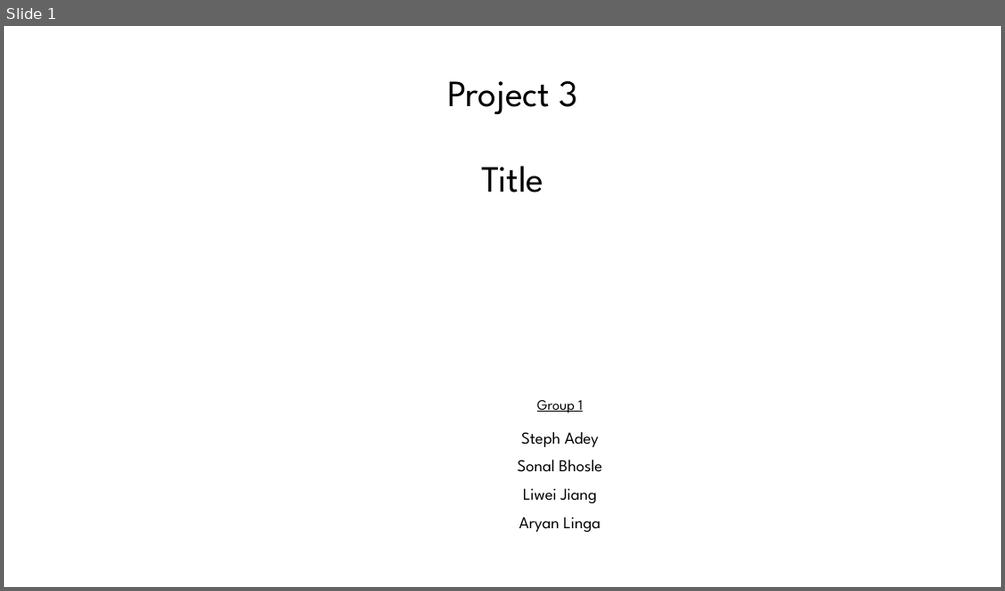
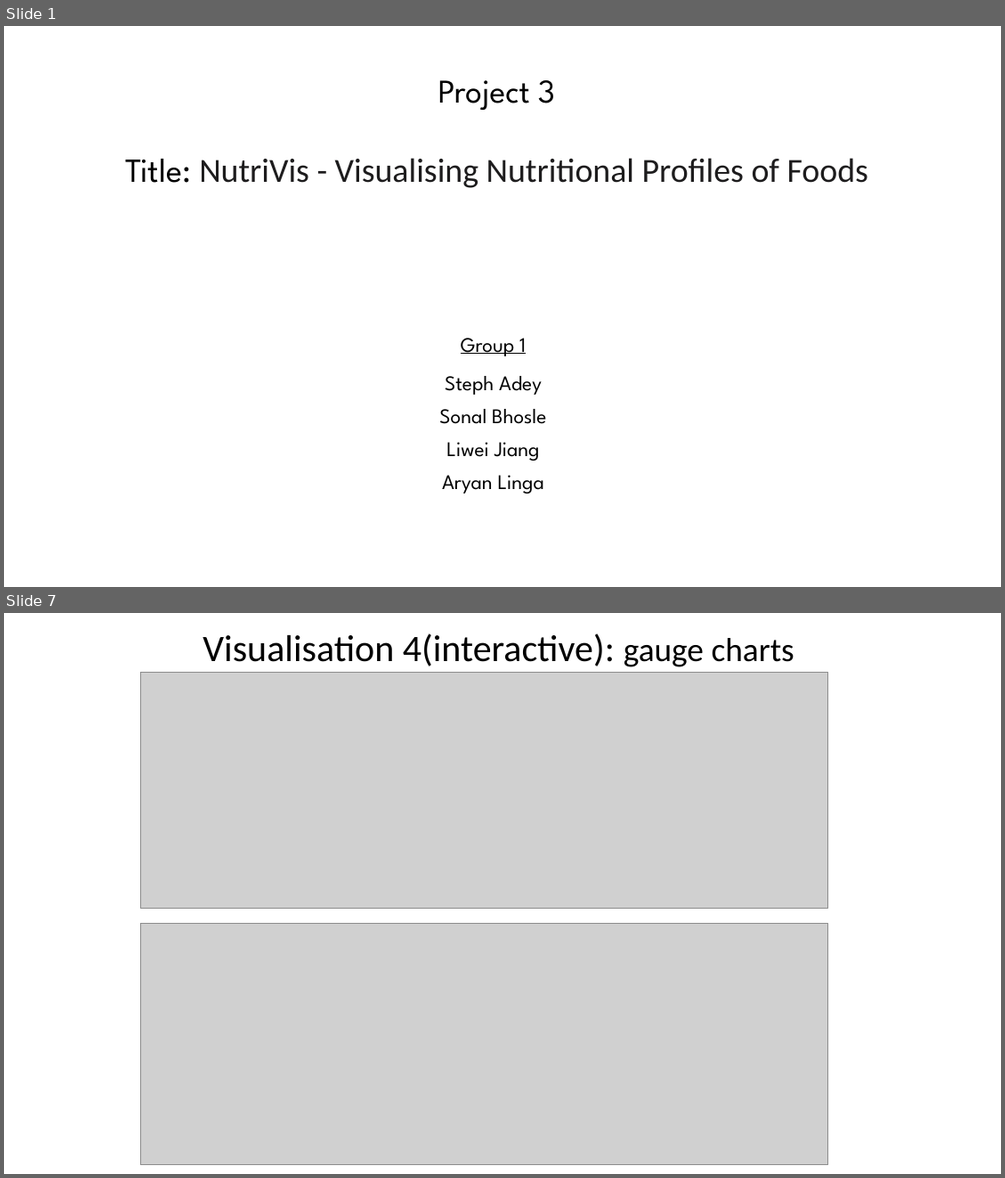
Before and after one commit to SonalBhosle23/Project-3-Group-1, a slide deck: Presentation_Project3_Group1.pptx. Shown one above the other, each under a label of ours: slide 1 before the commit, slides 1 and 7 after it; the slides between them are not shown. The pictures are 1005x591 and 1005x1178 pixels, drawn with LibreOffice and Linux fonts; fonts in the diff are those of the drawing; grey boxes stand for pictures. Boxes give left, top, right and bottom in pixels: in the first picture for what was removed or moved away, otherwise in the second. Text is boxed around its words. In the diff, an @@ line names an element or a change of style, - is before the commit and + after.

```diff
--- a/Presentation_Project3_Group1.pptx
+++ b/Presentation_Project3_Group1.pptx
@@ slide 7 added at <box>4,613,1001,1174</box>, background #FFFFFF @@
@@ title added at <box>202,633,794,667</box>, 36 pt, text #000000 @@
+Visualisation 4(interactive): gauge charts
@@ picture added at <box>141,672,828,908</box> @@
@@ picture added at <box>141,923,828,1165</box> @@
@@ slide 1 changed as well @@
@@ subtitle "Project 3": place and size @@
-subtitle "Project 3" at <box>447,81,578,192</box>
+subtitle "Project 3" at <box>125,80,868,188</box>
@@ subtitle at <box>438,80,555,110</box>: size 35.6 to 31.9 pt in "Project 3" @@
@@ subtitle at <box>125,158,868,188</box>: text changed; size 35.6 to 32.5 pt; font League Spartan to Calibri; text colour #000000 to #1D1C1D @@
-Title
+Title: NutriVis - Visualising Nutritional Profiles of Foods
@@ text "Group 1": place and size @@
-text "Group 1" at <box>518,400,602,532</box>
+text "Group 1" at <box>439,338,546,493</box>
@@ text "Group 1" at <box>439,338,546,493</box>: size 14 to 20 pt in "Group 1"; size 16 to 20 pt in "Steph Adey", "Sonal Bhosle", "Liwei Jiang", "Aryan Linga" @@
```
Also in this commit, not shown: 5 other slides added, 1 slide removed, 10 other files.
